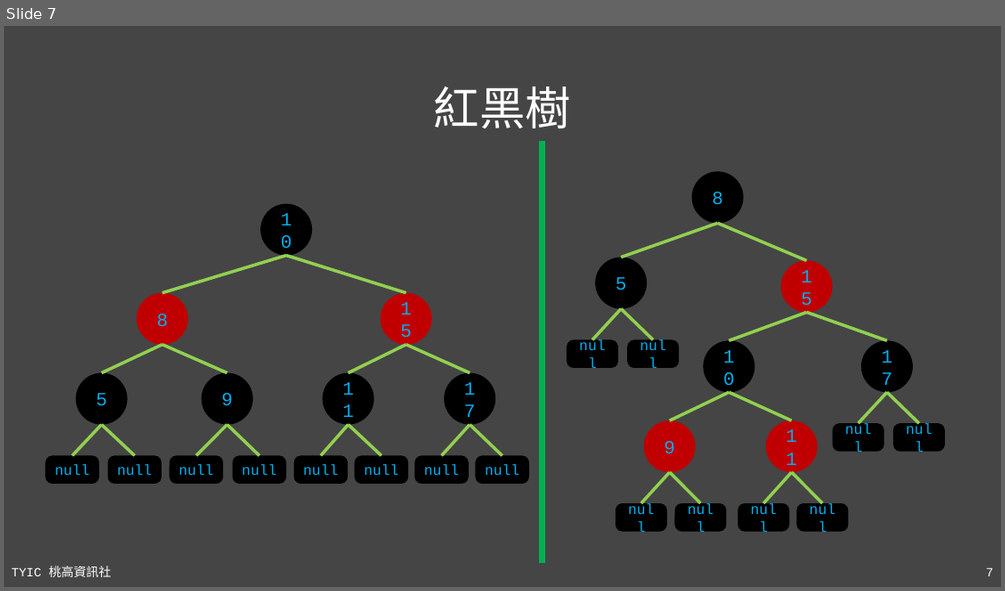
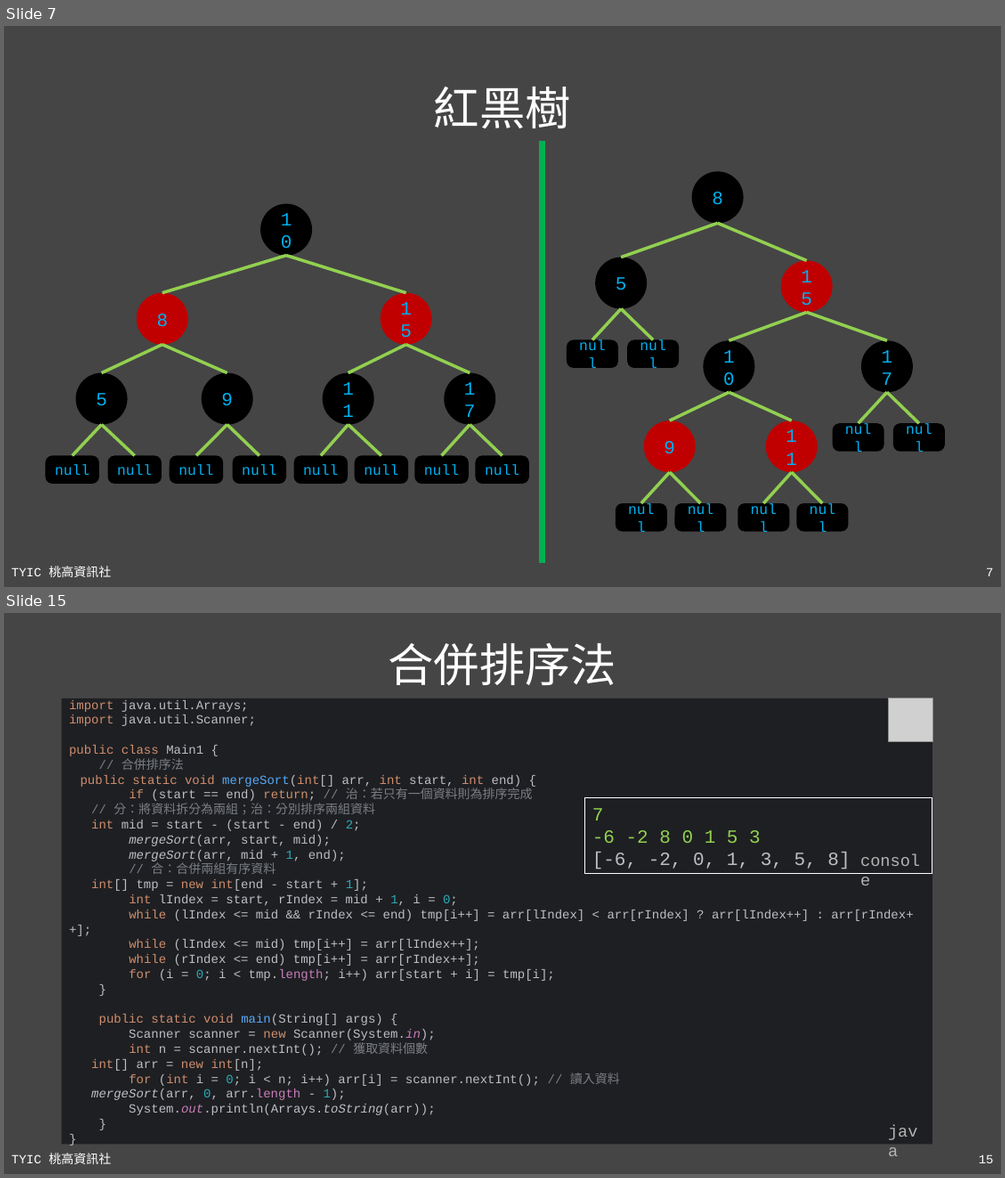
Before and after one commit to TYSHIC/slides, a slide deck: ppt/91_補充：進階資料結構與演算法.pptx. Shown one above the other, each under a label of ours: slide 7 before the commit, slides 7 and 15 after it; the slides between them are not shown. The pictures are 1005x591 and 1005x1178 pixels, drawn with LibreOffice and Linux fonts; fonts in the diff are those of the drawing; grey boxes stand for pictures. Boxes give left, top, right and bottom in pixels: in the first picture for what was removed or moved away, otherwise in the second. Text is boxed around its words. In the diff, an @@ line names an element or a change of style, - is before the commit and + after.

```diff
--- a/ppt/91_補充：進階資料結構與演算法.pptx
+++ b/ppt/91_補充：進階資料結構與演算法.pptx
@@ slide 15 added at [4,613,1001,1174], background #454545; not listed: 2 template elements that a slide beside it also shows @@
@@ title added at [388,642,617,686], 44 pt, text #FFFFFF @@
+合併排序法
@@ rectangle added at [62,698,933,1144], fill #1E1F22, 12 pt, text #BCBEC4 @@
+import java.util.Arrays;
+import java.util.Scanner;
+public class Main1 {
+// 合併排序法
+public static void mergeSort(int[] arr, int start, int end) {
+if (start == end) return; // 治：若只有一個資料則為排序完成
+// 分：將資料拆分為兩組；治：分別排序兩組資料
+int mid = start - (start - end) / 2;
+mergeSort(arr, start, mid);
+mergeSort(arr, mid + 1, end);
+// 合：合併兩組有序資料
+int[] tmp = new int[end - start + 1];
+int lIndex = start, rIndex = mid + 1, i = 0;
+while (lIndex <= mid && rIndex <= end) tmp[i++] = arr[lIndex] < arr[rIndex] ? arr[lIndex++] : arr[rIndex++];
+while (lIndex <= mid) tmp[i++] = arr[lIndex++];
+while (rIndex <= end) tmp[i++] = arr[rIndex++];
+for (i = 0; i < tmp.length; i++) arr[start + i] = tmp[i];
+}
+public static void main(String[] args) {
+Scanner scanner = new Scanner(System.in);
+int n = scanner.nextInt(); // 獲取資料個數
+int[] arr = new int[n];
+for (int i = 0; i < n; i++) arr[i] = scanner.nextInt(); // 讀入資料
+mergeSort(arr, 0, arr.length - 1);
+System.out.println(Arrays.toString(arr));
+}
+}
@@ picture added at [889,698,933,742] @@
@@ rectangle added at [585,798,933,873], fill #1E1F22, outline #FFFFFF 0.75 pt, 18 pt, text #BCBEC4 @@
+7
+-6 -2 8 0 1 5 3
+[-6, -2, 0, 1, 3, 5, 8]
@@ text added at [853,845,933,873], 16 pt, text #B2B2B2 @@
+console
@@ text added at [881,1116,932,1144], 16 pt, text #B2B2B2 @@
+java
```
Also in this commit, not shown: 1 slide changed, 7 other slides added, 24 other files.
